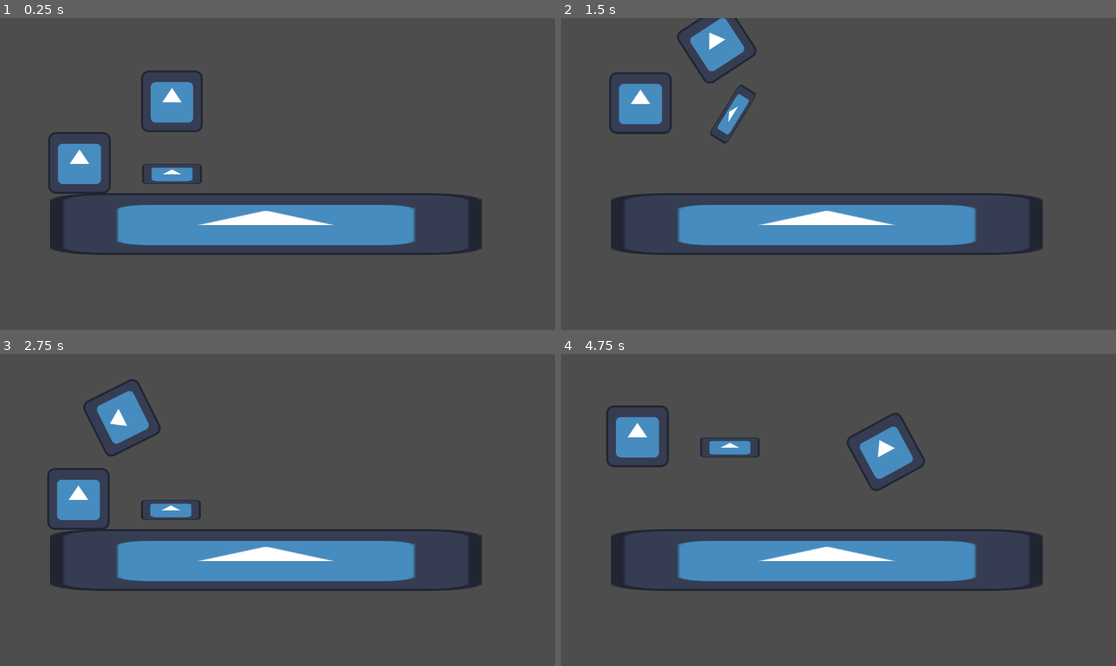
Above: before the commit, frames 1-4 (two rows, left to right).
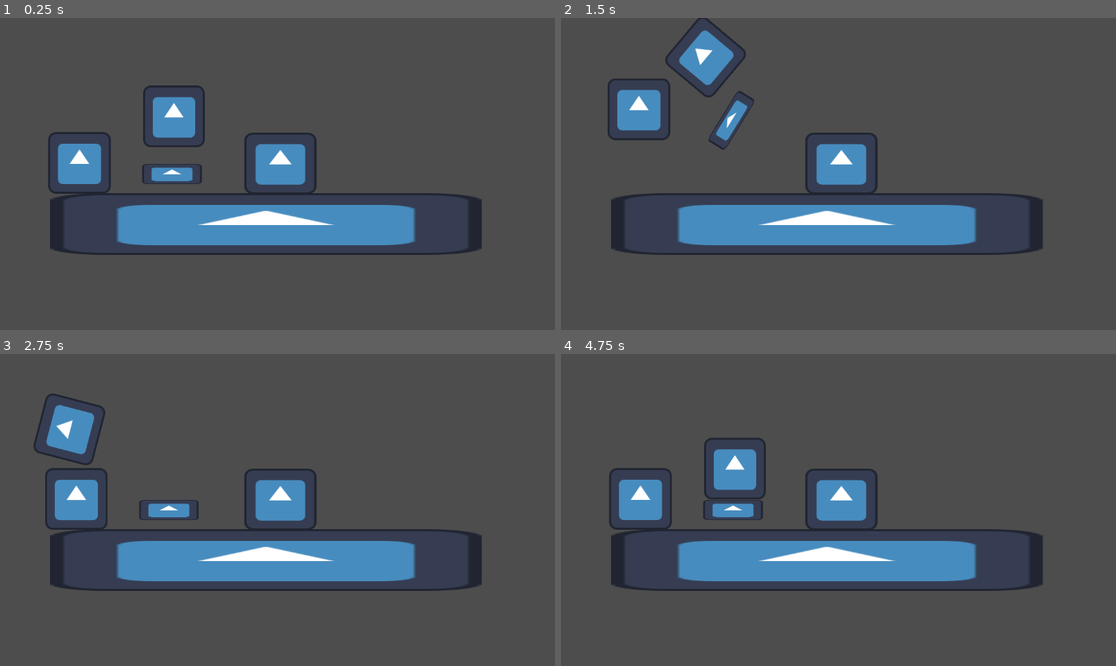
Above: after the commit, the same moments.

Repository: 24227bhs/Cake-on-Mail
Game: Godot game, scene res://Scenes/physics_prototype_2.tscn
The game is run twice, just before and just after one commit, with the same random seed, the same clock (stepped at 60 frames per second) and the same inputs. The engine's default icon, where the game draws it, is replaced by a stand-in: a white triangle on a blue panel in a dark square.
Inputs:
- Up to frame 1 (0.25 s): no input
- Up to frame 2 (1.5 s): tap Enter (ui_accept) at 0.5, 0.77 s; hold D (slant right) from 0.53 s (still down)
- Up to frame 3 (2.75 s): tap Enter (ui_accept) at 1.52 s; release D (slant right) at 2.03 s; hold A (slant left) from 2.03 s (still down)
- Up to frame 4 (4.75 s): release A (slant left) at 2.78 s; hold D (slant right) 2.78-4.28 s; tap Enter (ui_accept) at 3.02, 3.77, 4.52 s; hold A (slant left) from 4.28 s (still down)

The runs differ from the first frame. In frame 1, 2.8% of the frame differs, in the area x 25-58%, y 16-57%; in frame 2, 4.2%; in frame 3, 4.5%; in frame 4, 7.2%, in the area x 8-66%, y 16-57%.

Commit message:
added death hitboxes
added death area, so you can reset the level. tweaked a couple variables.

Diff:
--- /dev/null
+++ b/Scenes/floor.gd
@@ -0,0 +1,10 @@
+extends Area2D
+
+# Called every frame. 'delta' is the elapsed time since the previous frame.
+func _process(delta: float) -> void:
+	pass
+
+
+func _on_area_entered(area: Area2D) -> void:
+	print("whoops!")
+	get_tree().reload_current_scene()
--- a/Scenes/physics_prototype_2.tscn
+++ b/Scenes/physics_prototype_2.tscn
@@ -3,19 +3,26 @@
 [ext_resource type="Texture2D" uid="uid://bxxj207hfr5er" path="res://icon.svg" id="1_2fi3q"]
 [ext_resource type="Script" uid="uid://bf5eydlppewhk" path="res://Scenes/character_body_2d.gd" id="1_osoa5"]
 [ext_resource type="Script" uid="uid://c1d3vm1015c6l" path="res://Scenes/slants.gd" id="3_a11hf"]
+[ext_resource type="Script" uid="uid://cw1hnpdkhpc2n" path="res://Scenes/floor.gd" id="4_7y40j"]
 
 [sub_resource type="RectangleShape2D" id="RectangleShape2D_osoa5"]
 size = Vector2(131, 128)
 
 [sub_resource type="RectangleShape2D" id="RectangleShape2D_2fi3q"]
-size = Vector2(130, 126)
+size = Vector2(132.5223, 126)
 
 [sub_resource type="PhysicsMaterial" id="PhysicsMaterial_osoa5"]
 rough = true
 bounce = 1.0
 
 [sub_resource type="RectangleShape2D" id="RectangleShape2D_a11hf"]
-size = Vector2(130, 128)
+size = Vector2(135, 130)
+
+[sub_resource type="RectangleShape2D" id="RectangleShape2D_406xi"]
+size = Vector2(3049.25, 211.5)
+
+[sub_resource type="RectangleShape2D" id="RectangleShape2D_7y40j"]
+size = Vector2(160, 204)
 
 [node name="physics prototype2" type="Node2D" unique_id=1996408106]
 
@@ -37,6 +44,7 @@
 [node name="StaticBody2D2" type="StaticBody2D" parent="CharacterBody2D" unique_id=1979959550]
 position = Vector2(192, 22.999996)
 scale = Vector2(-0.9646161, 0.33326992)
+collision_layer = 2
 collision_mask = 7
 script = ExtResource("3_a11hf")
 
@@ -58,12 +66,11 @@
 shape = SubResource("RectangleShape2D_2fi3q")
 
 [node name="RigidBody2D" type="RigidBody2D" parent="." unique_id=2058453743]
-position = Vector2(357, 159)
+position = Vector2(361, 176)
 collision_layer = 4
 collision_mask = 7
-mass = 0.5
+mass = 0.9
 physics_material_override = SubResource("PhysicsMaterial_osoa5")
-gravity_scale = 0.5
 
 [node name="Sprite2D" type="Sprite2D" parent="RigidBody2D" unique_id=611861481]
 texture = ExtResource("1_2fi3q")
@@ -71,3 +78,34 @@
 [node name="CollisionShape2D" type="CollisionShape2D" parent="RigidBody2D" unique_id=1356611259]
 position = Vector2(1, 0)
 shape = SubResource("RectangleShape2D_a11hf")
+
+[node name="Hitbox" type="Area2D" parent="RigidBody2D" unique_id=305197435]
+
+[node name="CollisionShape2D" type="CollisionShape2D" parent="RigidBody2D/Hitbox" unique_id=174736133]
+position = Vector2(-1, 1)
+shape = SubResource("RectangleShape2D_a11hf")
+
+[node name="StaticBody2D2" type="StaticBody2D" parent="." unique_id=1765842729]
+position = Vector2(582, 302)
+scale = Vector2(-1.1688693, 1)
+collision_mask = 7
+
+[node name="Sprite2D" type="Sprite2D" parent="StaticBody2D2" unique_id=387183461]
+texture = ExtResource("1_2fi3q")
+
+[node name="CollisionShape2D" type="CollisionShape2D" parent="StaticBody2D2" unique_id=544576030]
+shape = SubResource("RectangleShape2D_2fi3q")
+
+[node name="Floor" type="Area2D" parent="." unique_id=1500450302]
+position = Vector2(554, 456)
+script = ExtResource("4_7y40j")
+
+[node name="CollisionShape2D" type="CollisionShape2D" parent="Floor" unique_id=1945440036]
+position = Vector2(7, 16)
+shape = SubResource("RectangleShape2D_406xi")
+
+[node name="CollisionShape2D2" type="CollisionShape2D" parent="Floor" unique_id=927436977]
+position = Vector2(28, -124)
+shape = SubResource("RectangleShape2D_7y40j")
+
+[connection signal="area_entered" from="Floor" to="Floor" method="_on_area_entered"]
Not shown, added: Scenes/floor.gd.uid
